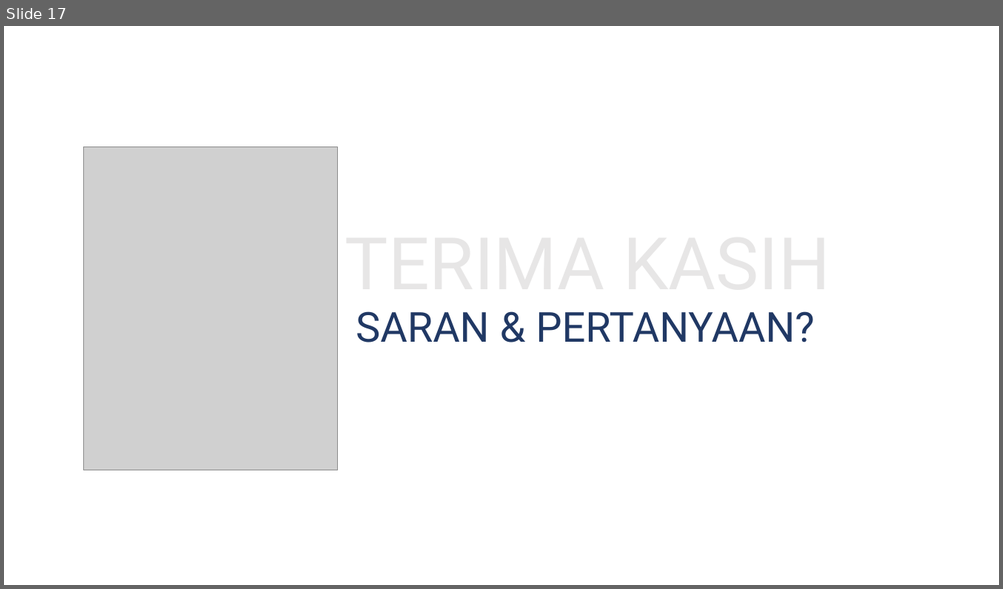
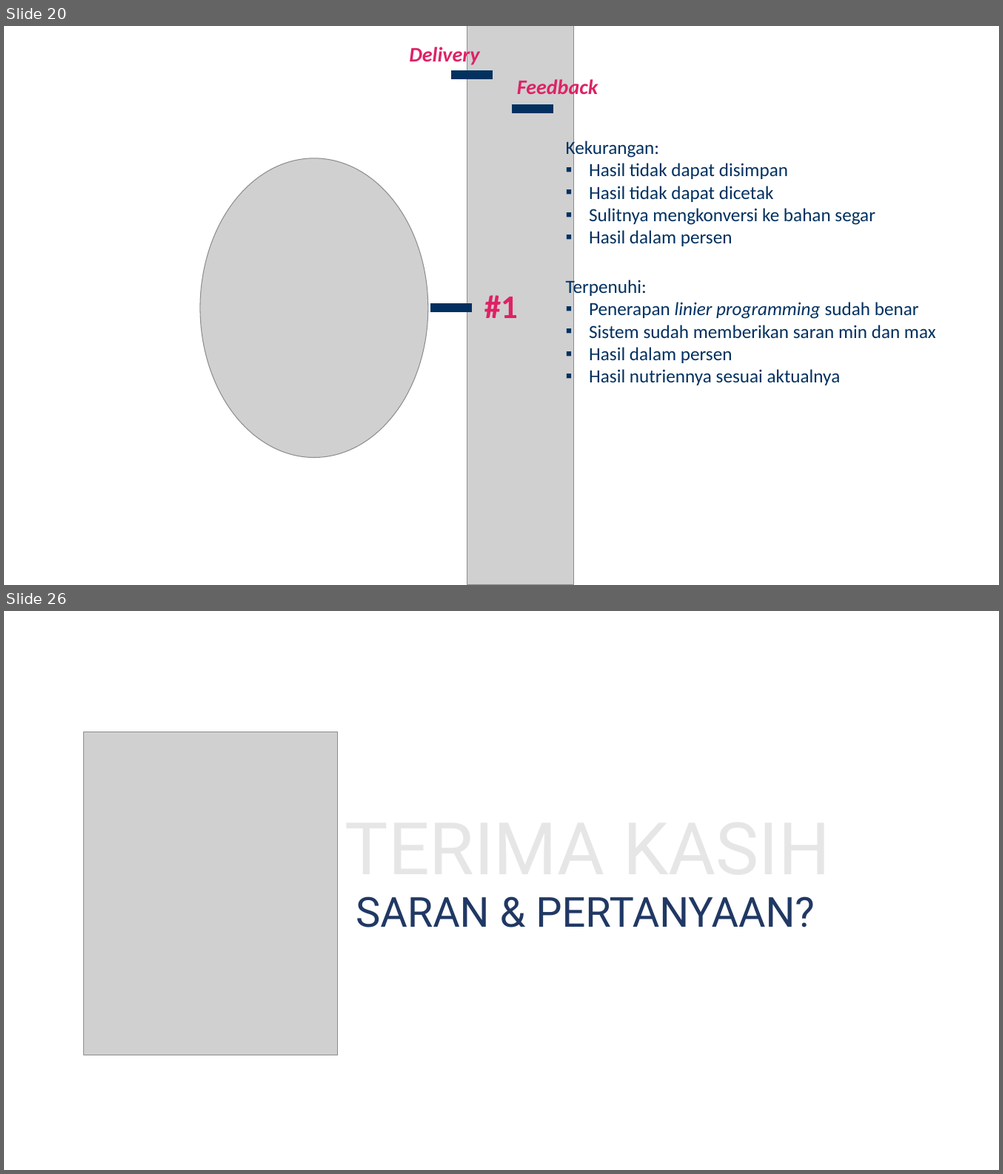
Before and after one commit to alinnural/skripsi, a slide deck: PENULISAN/Kolokium/Kolokium_G64154068_040917.pptx. Shown one above the other, each under a label of ours: slide 17 before the commit, slides 20 and 26 after it; the slides between them are not shown. The pictures are 1003x589 and 1003x1174 pixels, drawn with LibreOffice and Linux fonts; fonts in the diff are those of the drawing; grey boxes stand for pictures. Boxes give left, top, right and bottom in pixels: in the first picture for what was removed or moved away, otherwise in the second. Text is boxed around its words. In the diff, an @@ line names an element or a change of style, - is before the commit and + after.

```diff
--- a/PENULISAN/Kolokium/Kolokium_G64154068_040917.pptx
+++ b/PENULISAN/Kolokium/Kolokium_G64154068_040917.pptx
@@ slide 20 added at [4, 26, 999, 585], background #FFFFFF @@
@@ text added at [409, 44, 479, 67], 20 pt, text #DE2265, bold, italic @@
+Delivery
@@ picture added at [467, 26, 574, 585] @@
@@ line added from (451, 76) to (492, 76), #023160 8.5 pt @@
@@ text added at [517, 77, 597, 99], 20 pt, text #DE2265, bold, italic @@
+Feedback
@@ line added from (512, 109) to (553, 109), #023160 8.5 pt @@
@@ picture added at [200, 158, 428, 458] @@
@@ text added at [566, 139, 875, 247], 18 pt, text #023160 @@
+Kekurangan:
+▪ Hasil tidak dapat disimpan
+▪ Hasil tidak dapat dicetak
+▪ Sulitnya mengkonversi ke bahan segar
+▪ Hasil dalam persen
@@ text added at [566, 278, 936, 386], 18 pt, text #023160 @@
+Terpenuhi:
+▪ Penerapan linier programming sudah benar
+▪ Sistem sudah memberikan saran min dan max
+▪ Hasil dalam persen
+▪ Hasil nutriennya sesuai aktualnya
@@ line added from (431, 308) to (472, 308), #023160 8.5 pt @@
@@ text added at [484, 295, 518, 318], 32 pt, text #DE2265, bold @@
+#1
@@ what was slide 17 is now slide 26 @@
```
Also in this commit, not shown: 7 slides changed, 10 other slides added, 2 slides removed, 2 other files.
